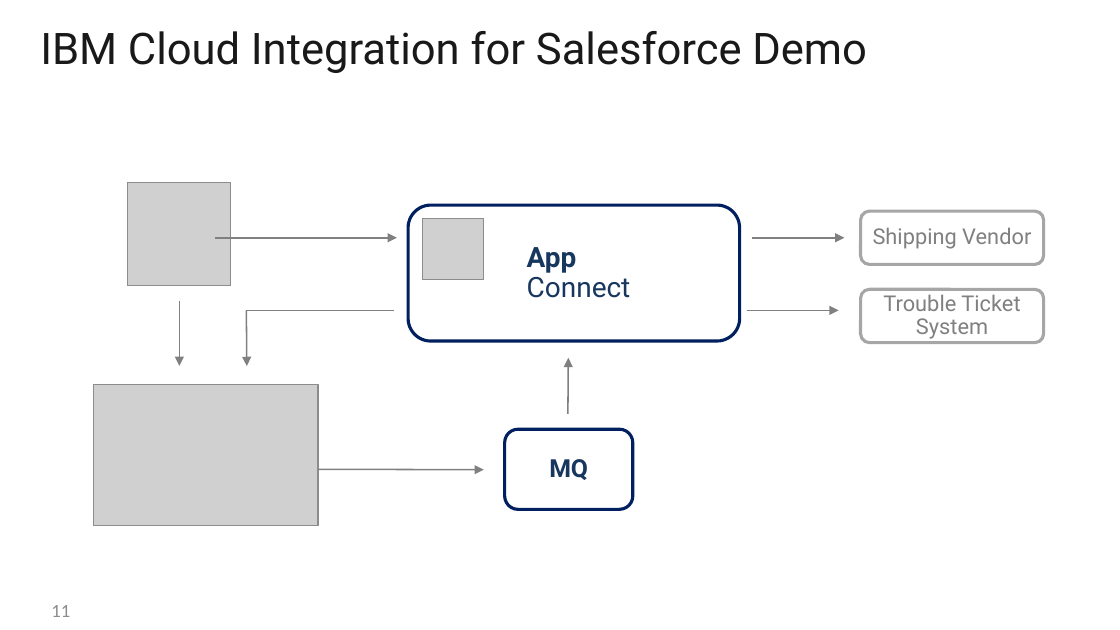
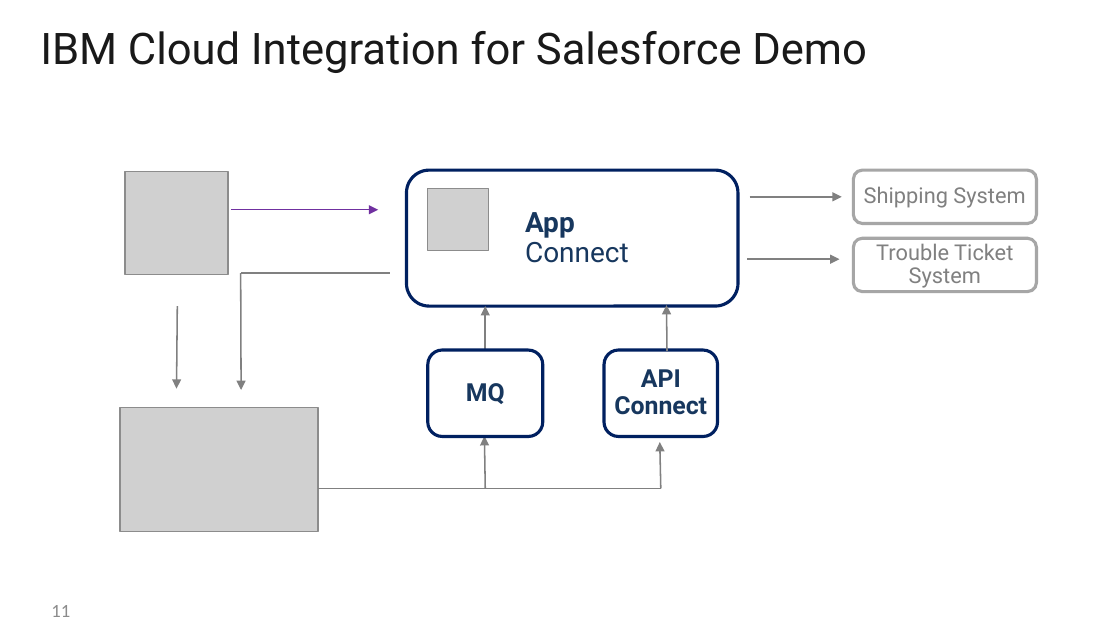
Before and after one commit to sebastiansutter/techguides, a slide deck: slide 8 of IBM CI for SF Demo.pptx. Drawn at 1120x630 pixels with LibreOffice and Linux fonts; fonts in the diff are those of the drawing; grey boxes stand for pictures; background and template pictures are left out. Boxes give left, top, right and bottom in pixels: in the first picture for what was removed or moved away, otherwise in the second. Text is boxed around its words. In the diff, an @@ line names an element or a change of style, - is before the commit and + after.

Commit message:
Updated Flow diagram for Demo

```diff
--- a/IBM CI for SF Demo.pptx
+++ b/IBM CI for SF Demo.pptx
@@ picture: place and size @@
-picture at [128, 183, 231, 286]
+picture at [125, 171, 228, 274]
@@ rounded rectangle "App": place and size @@
-rounded rectangle "App" at [408, 205, 739, 340]
+rounded rectangle "App" at [407, 170, 738, 306]
@@ rounded rectangle "Shipping System": place and size @@
-rounded rectangle "Shipping System" at [860, 212, 1043, 265]
+rounded rectangle "Shipping System" at [853, 170, 1036, 224]
@@ arrow moved from (215, 237) - (396, 237) to (231, 209) - (379, 209) @@
@@ arrow (231, 209) - (379, 209): stroke #808080 1 pt to #7030A0 1 pt @@
@@ picture: place and size @@
-picture at [422, 218, 484, 280]
+picture at [428, 189, 489, 251]
@@ arrow moved from (753, 237) - (844, 237) to (749, 197) - (842, 197) @@
@@ text in rounded rectangle at [864, 186, 1025, 208]: text changed @@
-Shipping Vendor
+Shipping System
@@ rounded rectangle "Trouble Ticket System": place and size @@
-rounded rectangle "Trouble Ticket System" at [860, 289, 1043, 343]
+rounded rectangle "Trouble Ticket System" at [853, 239, 1036, 292]
@@ arrow moved from (747, 310) - (839, 310) to (747, 259) - (839, 259) @@
@@ line moved from (393, 310) - (246, 310) to (390, 273) - (241, 273) @@
@@ arrow moved from (246, 310) - (246, 366) to (241, 273) - (241, 390) @@
@@ arrow moved from (179, 301) - (179, 366) to (177, 306) - (177, 389) @@
@@ arrow moved from (568, 414) - (568, 358) to (485, 351) - (485, 306) @@
@@ arrow added from (668, 352) to (666, 305), #808080 1 pt @@
@@ rounded rectangle "MQ": place and size @@
-rounded rectangle "MQ" at [505, 429, 633, 510]
+rounded rectangle "MQ" at [428, 351, 543, 437]
@@ rounded rectangle added at [604, 351, 717, 437], fill #FFFFFF, outline #002060 2 pt, 16 pt, text #17375E, bold @@
+API Connect
@@ picture: place and size @@
-picture at [93, 384, 318, 525]
+picture at [120, 408, 318, 532]
@@ arrow moved from (318, 469) - (484, 469) to (485, 488) - (485, 436) @@
@@ arrow added from (661, 488) to (660, 442), #808080 1 pt @@
@@ line added from (318, 488) to (661, 488), #808080 1 pt @@
```
Also in this commit, not shown: 5 other slides changed.
